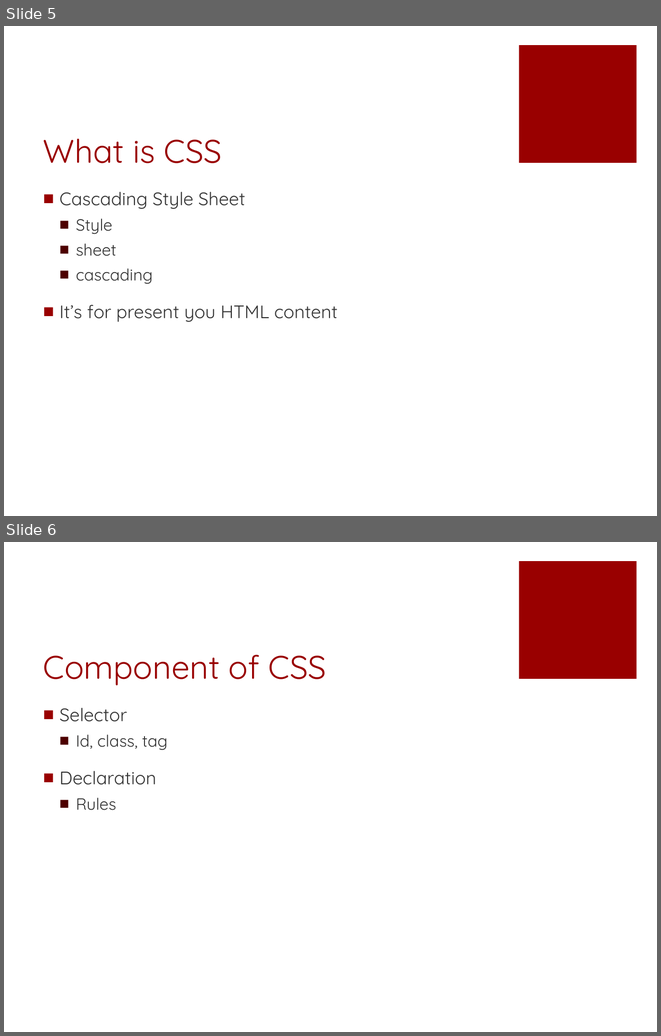
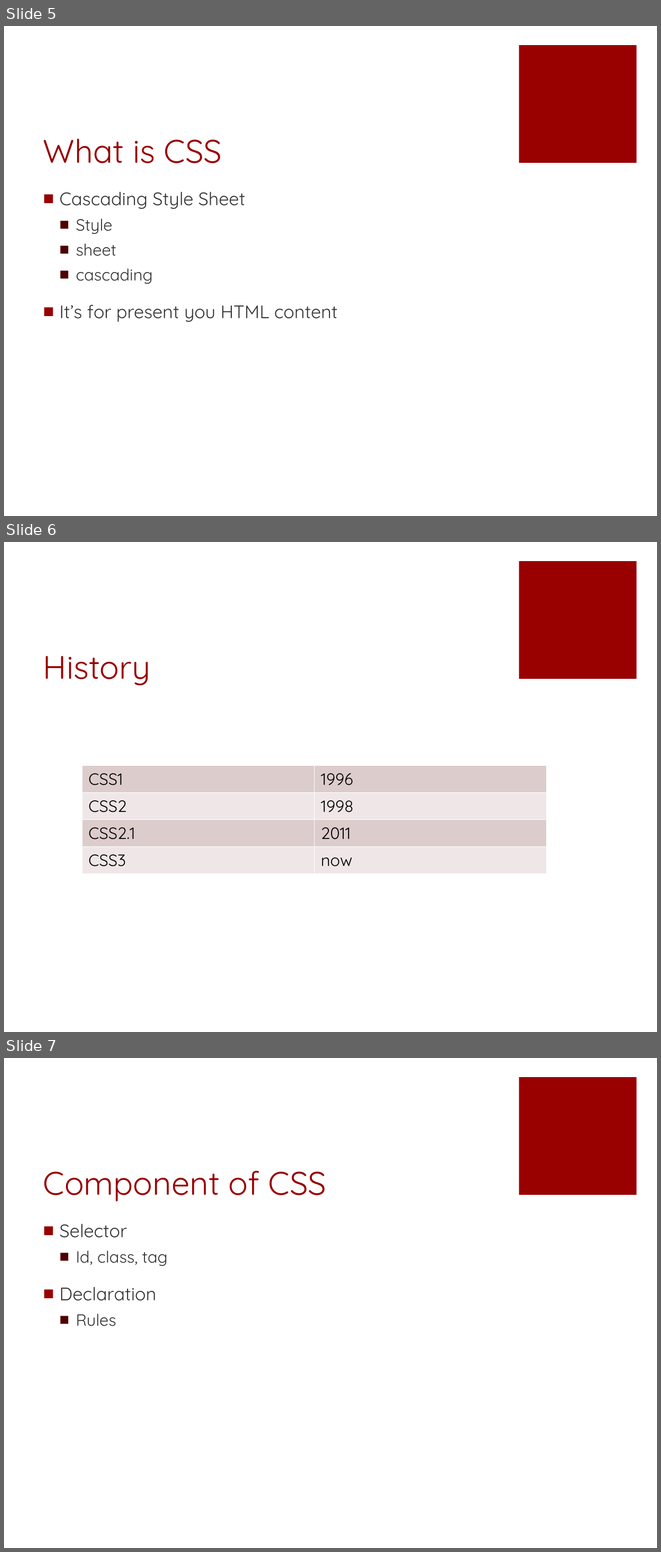
Before and after one commit to fuying/frondendtraining, a slide deck: CSS/CSS.pptx. Shown one above the other, each under a label of ours: slides 5 and 6 before the commit, slides 5, 6 and 7 after it. The pictures are 661x1036 and 661x1552 pixels, drawn with LibreOffice and Linux fonts; fonts in the diff are those of the drawing. Boxes give left, top, right and bottom in pixels: in the first picture for what was removed or moved away, otherwise in the second. Text is boxed around its words. In the diff, an @@ line names an element or a change of style, - is before the commit and + after.

```diff
--- a/CSS/CSS.pptx
+++ b/CSS/CSS.pptx
@@ slide 6 added at (4,542,657,1032), background #FFFFFF; not listed: 1 template element that a slide beside it also shows @@
@@ title added at (43,656,150,686), 36 pt, text #990000 @@
+History
@@ table added at (82,765,547,871), 4 rows, 2 columns @@
+CSS1 | 1996
+CSS2 | 1998
+CSS2.1 | 2011
+CSS3 | now
@@ what was slide 6 is now slide 7 @@
```
Also in this commit, not shown: 8 slides changed, 3 other slides added.
